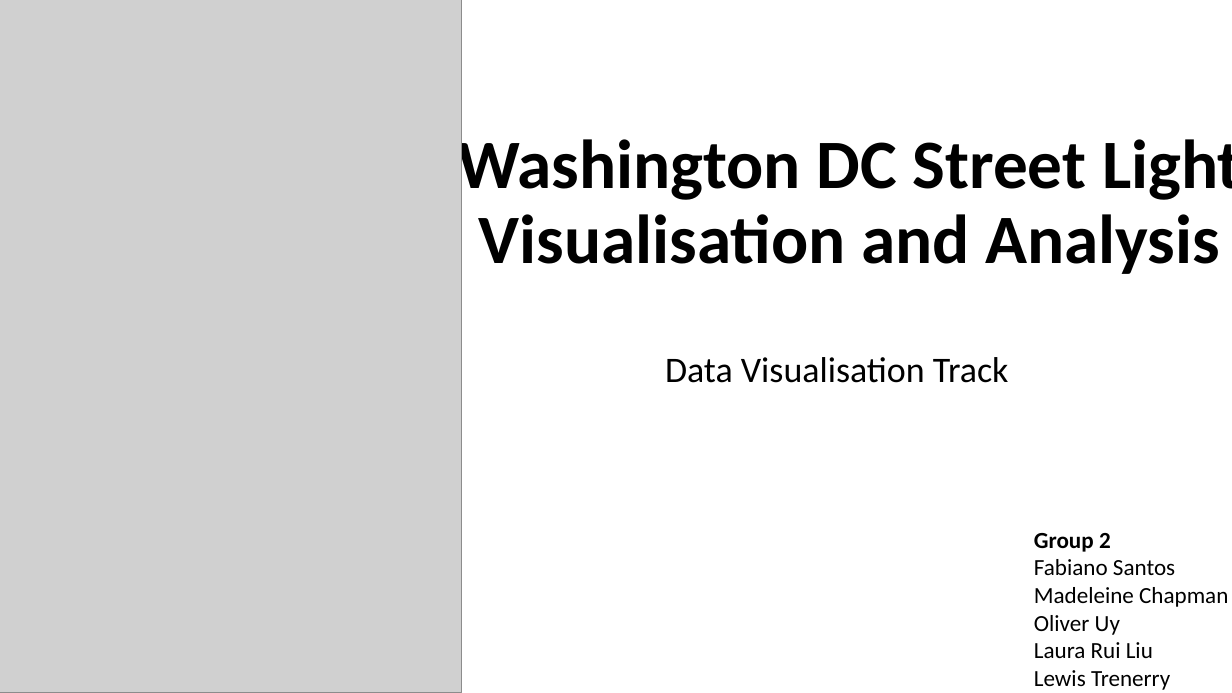
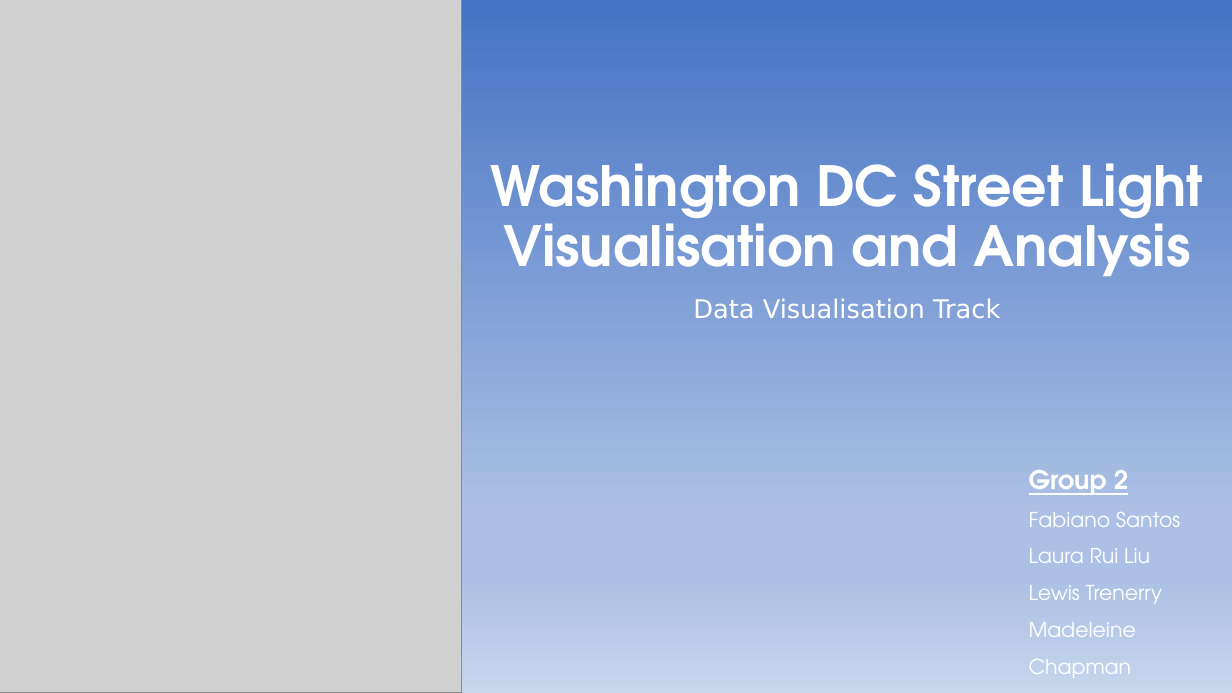
Before and after one commit to fsantosvix/Project3-Group2, a slide deck: slide 1 of Presentation/Project 3 Group 2 powerpoint.pptx. Drawn at 1232x693 pixels with LibreOffice and Linux fonts; fonts in the diff are those of the drawing; grey boxes stand for pictures. Boxes give left, top, right and bottom in pixels: in the first picture for what was removed or moved away, otherwise in the second. Text is boxed around its words. In the diff, an @@ line names an element or a change of style, - is before the commit and + after.

```diff
--- a/Presentation/Project 3 Group 2 powerpoint.pptx
+++ b/Presentation/Project 3 Group 2 powerpoint.pptx
@@ background #FFFFFF to gradient #4472C4 to #ABC0E4 to #C7D5ED @@
@@ title "Washington DC Street Light Visualisation ...": place and size @@
-title "Washington DC Street Light Visualisation ..." at [458, 131, 1232, 274]
+title "Washington DC Street Light Visualisation ..." at [490, 163, 1203, 276]
@@ title "Washington DC Street Light Visualisation ..." at [490, 163, 1203, 276]: size 54 to 43.2 pt, font Calibri to TeX Gyre Adventor, text colour #000000 to #FFFFFF @@
@@ subtitle "Data Visualisation Track": place and size @@
-subtitle "Data Visualisation Track" at [665, 357, 1009, 383]
+subtitle "Data Visualisation Track" at [693, 298, 1000, 319]
@@ subtitle "Data Visualisation Track" at [693, 298, 1000, 319]: size 28 to 20 pt, font Calibri to DejaVu Sans, text colour #000000 to #FFFFFF @@
@@ text "Group 2": place and size @@
-text "Group 2" at [1034, 533, 1228, 690]
+text "Group 2" at [1029, 470, 1180, 678]
@@ text at [1029, 470, 1180, 678]: size 18 to 20 pt, underline on in "Group 2"; font Calibri to TeX Gyre Adventor, text colour #000000 to #FFFFFF in "Group 2", "Fabiano Santos", "Madeleine Chapman", "Oliver Uy"; size 18 to 16 pt in "Fabiano Santos", "Madeleine Chapman", "Oliver Uy"; line spacing 1 to 1.5 @@
@@ text at [1029, 548, 1163, 604]: paragraphs added @@
+Laura Rui Liu
+Lewis Trenerry
@@ text at [1034, 642, 1170, 690]: paragraphs removed @@
-Laura Rui Liu
-Lewis Trenerry
```
Also in this commit, not shown: 1 other slide changed, 2 slides added, 5 slides removed, 22 other files.
